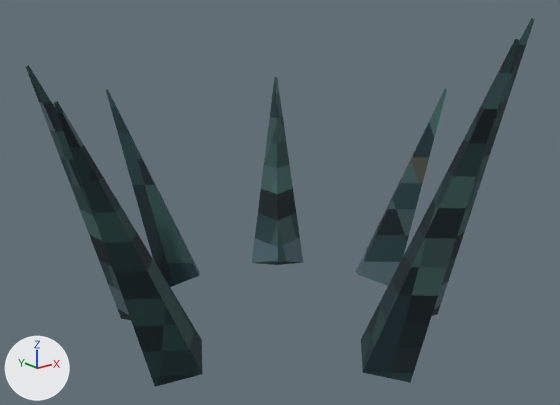
The glTF model ArenaTaticaUnity/Assets/ArenaTatica/Resources/Models/Mapa/pedreira/enfeite_capim.glb: old version first, new version second.
Both versions are drawn from a 50 mm camera at (-0.264, -0.331, 0.209) aimed at (-0.003, -0.003, 0.078). The axes (+X, +Y, +Z) are drawn at lower left. The lights are the same throughout. The picture after the commit comes second.

The scene before the commit, as lines of its bpy script (objects in view):
```python
mat_pedreira_folhagem = bpy.data.materials.new('pedreira_folhagem')
mat_pedreira_folhagem.use_nodes = True; mat_pedreira_folhagem.node_tree.nodes.clear()
_N = mat_pedreira_folhagem.node_tree.nodes; _L = mat_pedreira_folhagem.node_tree.links
n0 = _N.new('ShaderNodeBsdfPrincipled'); n0.name = 'Principled BSDF'
n0.inputs[2].default_value = 0.9  # 'Roughness'
n1 = _N.new('ShaderNodeOutputMaterial'); n1.name = 'Material Output'
n2 = _N.new('ShaderNodeMix'); n2.name = 'Mix'
n2.data_type = 'RGBA'
n2.blend_type = 'MULTIPLY'
n2.inputs[0].default_value = 1.0  # 'Factor'
n3 = _N.new('ShaderNodeVertexColor'); n3.name = 'Color Attribute'
n4 = _N.new('ShaderNodeTexImage'); n4.name = 'Image Texture'
n4.image = img_pedreira_folhagem
n4.interpolation = 'Closest'
_L.new(n0.outputs[0], n1.inputs[0])  # 'BSDF' to 'Surface'
_L.new(n2.outputs[2], n0.inputs[0])  # 'Result' to 'Base Color'
_L.new(n3.outputs[0], n2.inputs[7])  # 'Color' to 'B'
_L.new(n4.outputs[0], n2.inputs[6])  # 'Color' to 'A'
me_cone_038 = bpy.data.meshes.new('Cone.038')
me_cone_038.from_pydata(...)  # 56 vertices, 84 faces; spans x -0.139..0.141, y -0.14..0.136, z 0.0..0.178
me_cone_038.materials.append(mat_pedreira_folhagem)
ob_pedreira_enfeite_capim = bpy.data.objects.new('pedreira_enfeite_capim', me_cone_038)
ob_pedreira_enfeite_capim.location = (0.0, 0.0, 0.0)
```
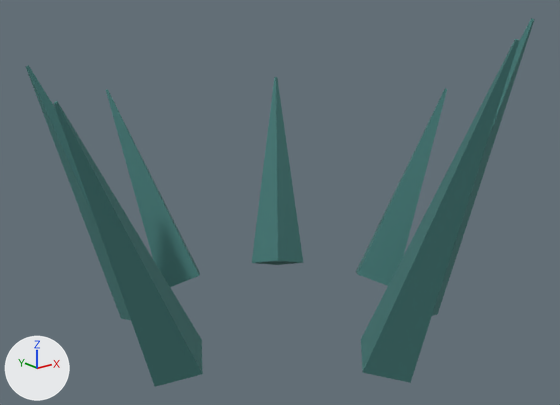
Where the change shows, as pixel boxes [x1, y1, x2, y2] in the pictures (560 x 405 px):
```json
{"object": "pedreira_enfeite_capim", "change": "surface changed", "before": [26, 18, 535, 387], "after": [26, 18, 535, 387], "on screen": "lighter"}
```

Edits to the scene script, one JSON object a line:
```json
{"block": "mat_pedreira_folhagem", "where": "n0 = _N.new('ShaderNodeBsdfPrincipled'); n0.name = 'Principled BSDF'"}
{"op": "set", "path": "n0.inputs[2].default_value", "old": "0.9", "new": "0.88", "note": "'Roughness'"}
{"block": "mat_pedreira_folhagem", "where": "n2 = _N.new('ShaderNodeMix'); n2.name = 'Mix'"}
{"op": "add", "block": "mat_pedreira_folhagem", "code": "n2.inputs[7].default_value = (0.055, 0.19, 0.18, 1.0)  # 'B', dark cyan #427976"}
{"op": "remove", "block": "mat_pedreira_folhagem", "code": "n4 = _N.new('ShaderNodeTexImage'); n4.name = 'Image Texture'"}
{"op": "remove", "block": "mat_pedreira_folhagem", "code": "n4.image = img_pedreira_folhagem"}
{"op": "remove", "block": "mat_pedreira_folhagem", "code": "n4.interpolation = 'Closest'"}
{"block": "mat_pedreira_folhagem", "where": "n3 = _N.new('ShaderNodeVertexColor'); n3.name = 'Color Attribute'"}
{"op": "remove", "block": "mat_pedreira_folhagem", "code": "_L.new(n3.outputs[0], n2.inputs[7])  # 'Color' to 'B'"}
{"op": "remove", "block": "mat_pedreira_folhagem", "code": "_L.new(n4.outputs[0], n2.inputs[6])  # 'Color' to 'A'"}
{"op": "add", "block": "mat_pedreira_folhagem", "code": "_L.new(n3.outputs[0], n2.inputs[6])  # 'Color' to 'A'"}
```
